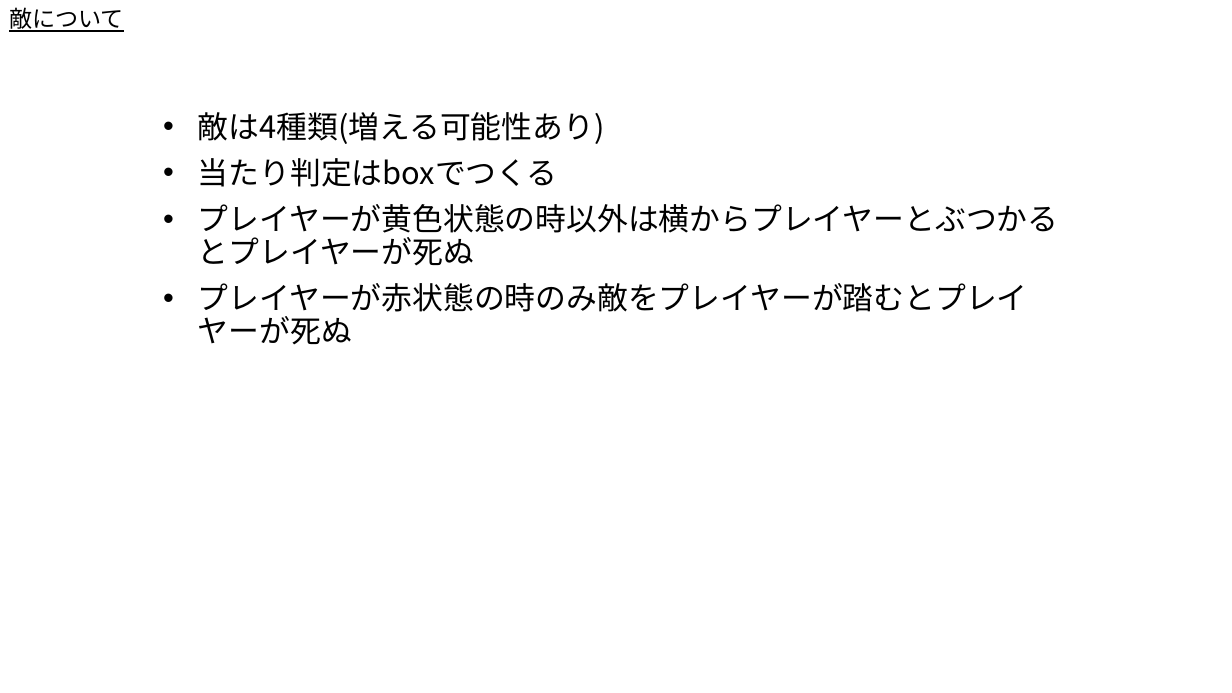
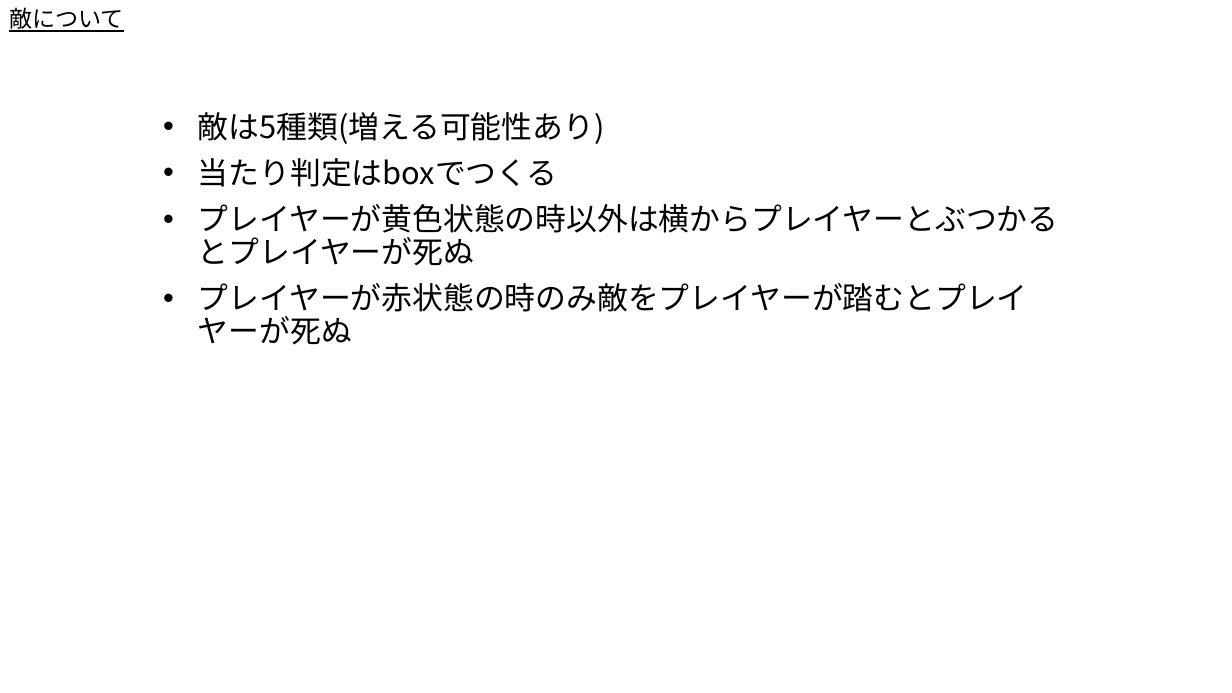
Before and after one commit to Akiyoshi-2/GameProbuctionPractice1, a slide deck: slide 2 of 仕様書/敵.pptx. Drawn at 1232x693 pixels with LibreOffice and Linux fonts; fonts in the diff are those of the drawing. Boxes give left, top, right and bottom in pixels: in the first picture for what was removed or moved away, otherwise in the second. Text is boxed around its words. In the diff, an @@ line names an element or a change of style, - is before the commit and + after.

```diff
--- a/仕様書/敵.pptx
+++ b/仕様書/敵.pptx
@@ subtitle at box(198, 112, 605, 144): text changed @@
-• 敵は4種類(増える可能性あり)
+• 敵は5種類(増える可能性あり)
```
Also in this commit, not shown: 1 other slide changed.
